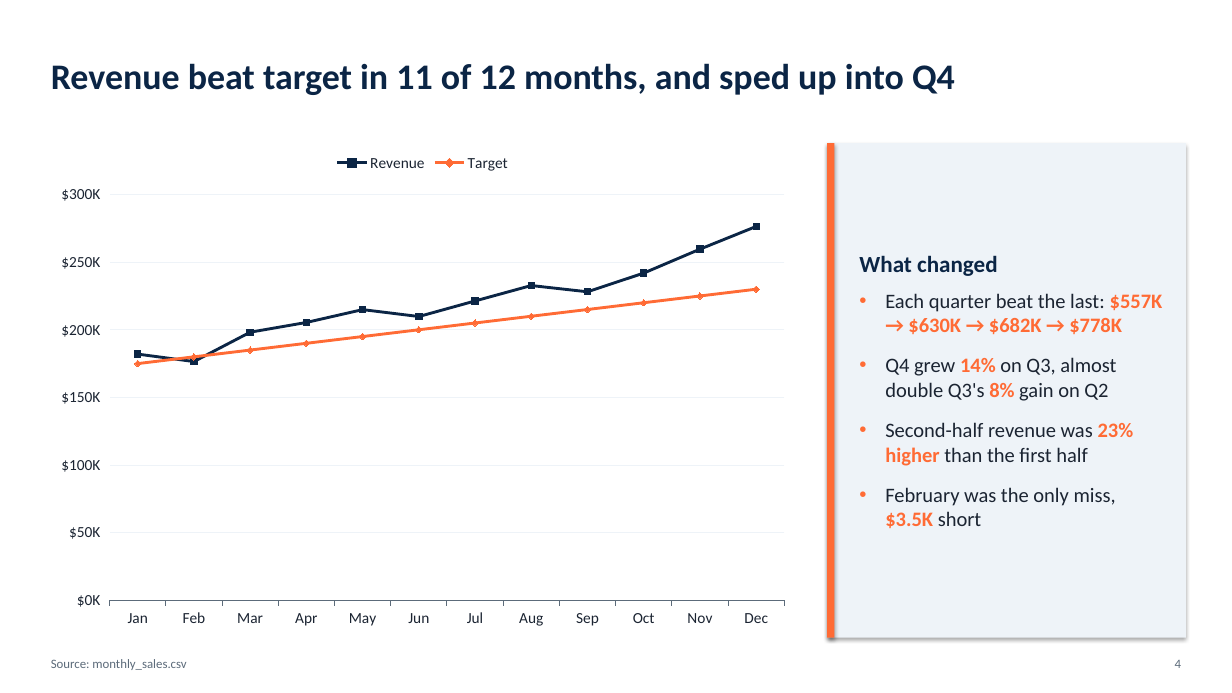
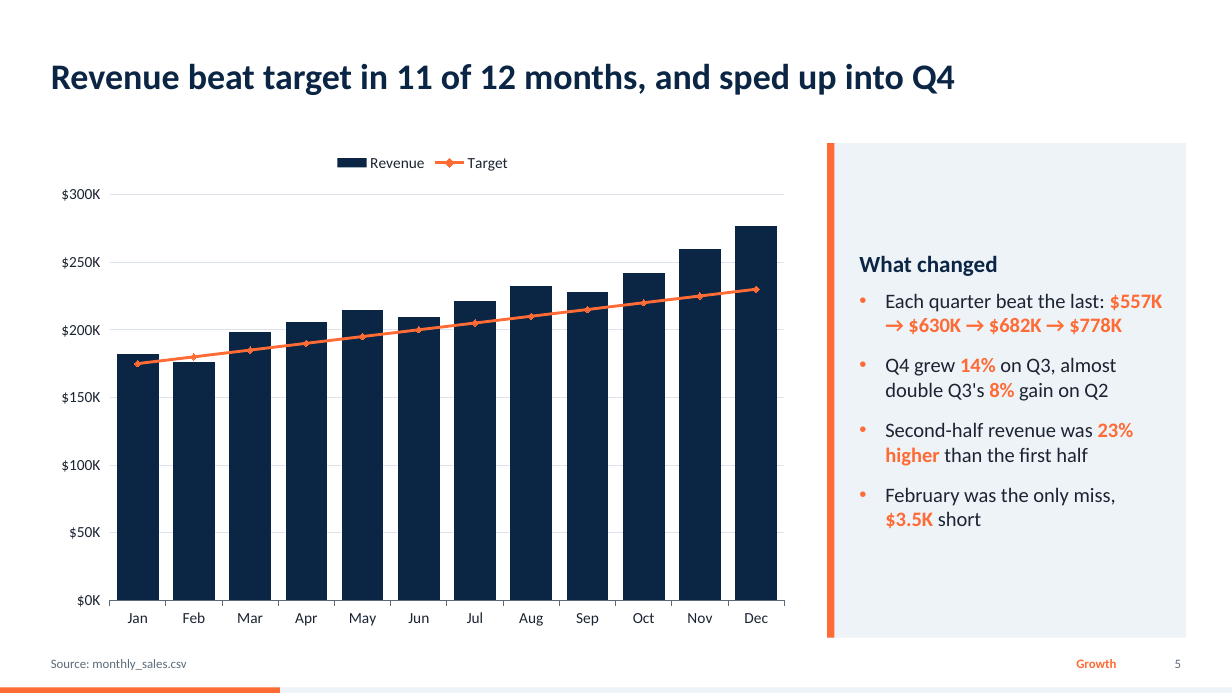
Before and after one commit to FrocketGaming/PPT_DEMO, a slide deck: slide 5 of out/demo_advanced.pptx (slide 4 before the commit). Drawn at 1232x693 pixels with LibreOffice and Linux fonts; fonts in the diff are those of the drawing. Boxes give left, top, right and bottom in pixels: in the first picture for what was removed or moved away, otherwise in the second. Text is boxed around its words. In the diff, an @@ line names an element or a change of style, - is before the commit and + after.

```diff
--- a/out/demo_advanced.pptx
+++ b/out/demo_advanced.pptx
@@ line chart at <box>46,143,799,638</box> @@
@@ line chart to column chart @@
@@ value axis changed @@
@@ bar spacing changed @@
@@ rectangle at <box>827,143,1186,638</box>: shadow off @@
@@ rectangle at <box>827,143,835,638</box>: shadow off @@
@@ text added at <box>1076,659,1116,668</box>, 10 pt, text #FF6B35, bold @@
+Growth
@@ rectangle added at <box>0,688,1232,693</box>, fill #EEF3F8 @@
@@ rectangle added at <box>0,688,280,693</box>, fill #FF6B35 @@
@@ text at <box>1175,660,1181,668</box>: text changed @@
-4
+5
```
Also in this commit, not shown: 13 other slides changed, 8 slides added, 3 slides removed, 9 other files.
